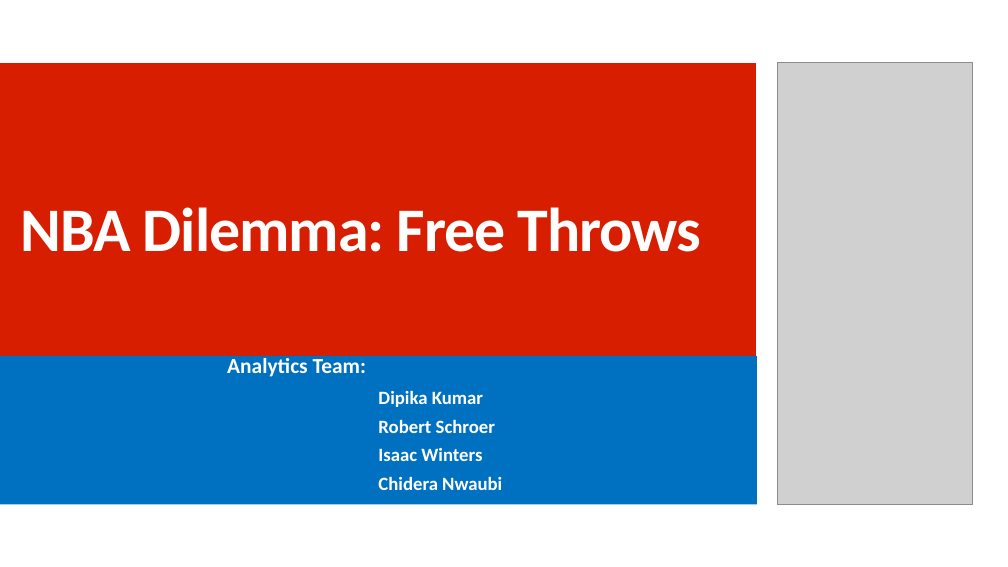
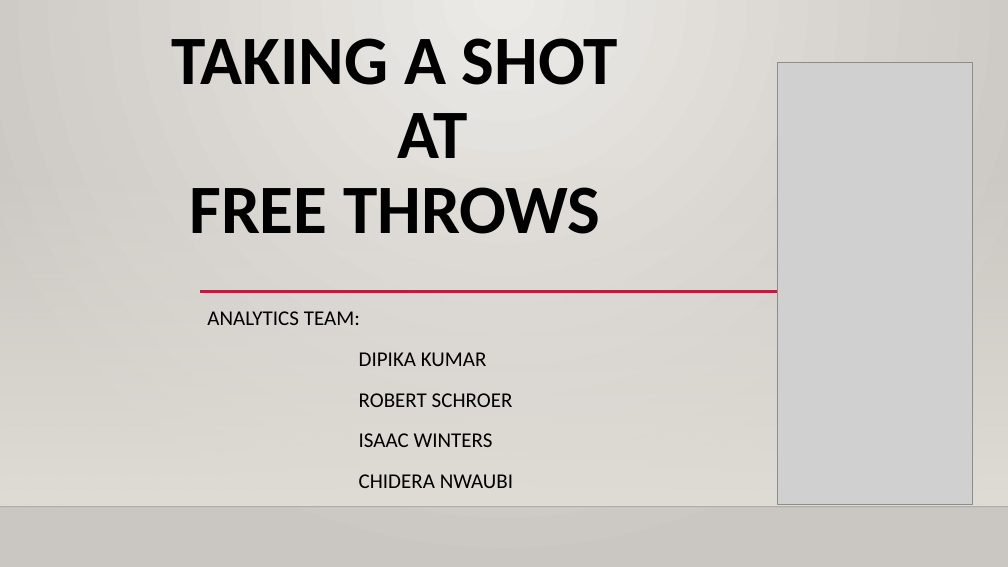
Before and after one commit to cnwaubi/LuckyNumber7, a slide deck: slide 1 of Presentation.pptx. Drawn at 1008x567 pixels with LibreOffice and Linux fonts; fonts in the diff are those of the drawing; grey boxes stand for pictures; background and template pictures are left out. Boxes give left, top, right and bottom in pixels: in the first picture for what was removed or moved away, otherwise in the second. Text is boxed around its words. In the diff, an @@ line names an element or a change of style, - is before the commit and + after.

```diff
--- a/Presentation.pptx
+++ b/Presentation.pptx
@@ background #FFFFFF to gradient #ECEAE7 to #CAC7C1 @@
@@ title "TAKING A SHOT AT FREE ..." at [172, 38, 618, 234]: vertical alignment bottom to middle @@
@@ title at [172, 38, 618, 234]: text changed; size 59 to 66 pt; text colour #FFFFFF to #000000 @@
-NBA Dilemma: Free Throws
+TAKING A SHOT
+AT
+FREE THROWS
@@ rectangle: place and size @@
-rectangle at [0, 63, 756, 504]
+rectangle at [0, 167, 1008, 507]
@@ rectangle at [0, 167, 1008, 507]: fill #D81E00 to gradient #DFDBD5 @@
@@ subtitle "ANALYTICS TEAM:": place and size @@
-subtitle "ANALYTICS TEAM:" at [0, 356, 757, 504]
+subtitle "ANALYTICS TEAM:" at [207, 311, 513, 488]
@@ subtitle "ANALYTICS TEAM:" at [207, 311, 513, 488]: fill #0070C0 to none @@
@@ line added from (200, 292) to (914, 292), #B71E42 2.5 pt @@
@@ subtitle at [207, 311, 513, 488]: text changed; size 17.9 to 20 pt; text colour #FFFFFF to #000000; bold off @@
-Analytics Team:
-Dipika Kumar
-Robert Schroer
-Isaac Winters
-Chidera Nwaubi
+ANALYTICS TEAM:
+DIPIKA KUMAR
+ROBERT SCHROER
+ISAAC WINTERS
+CHIDERA NWAUBI
@@ line added from (0, 507) to (1008, 507), #000001 1 pt @@
```
Also in this commit, not shown: 7 other slides changed, 8 slides added, 5 slides removed, 2 other files.
